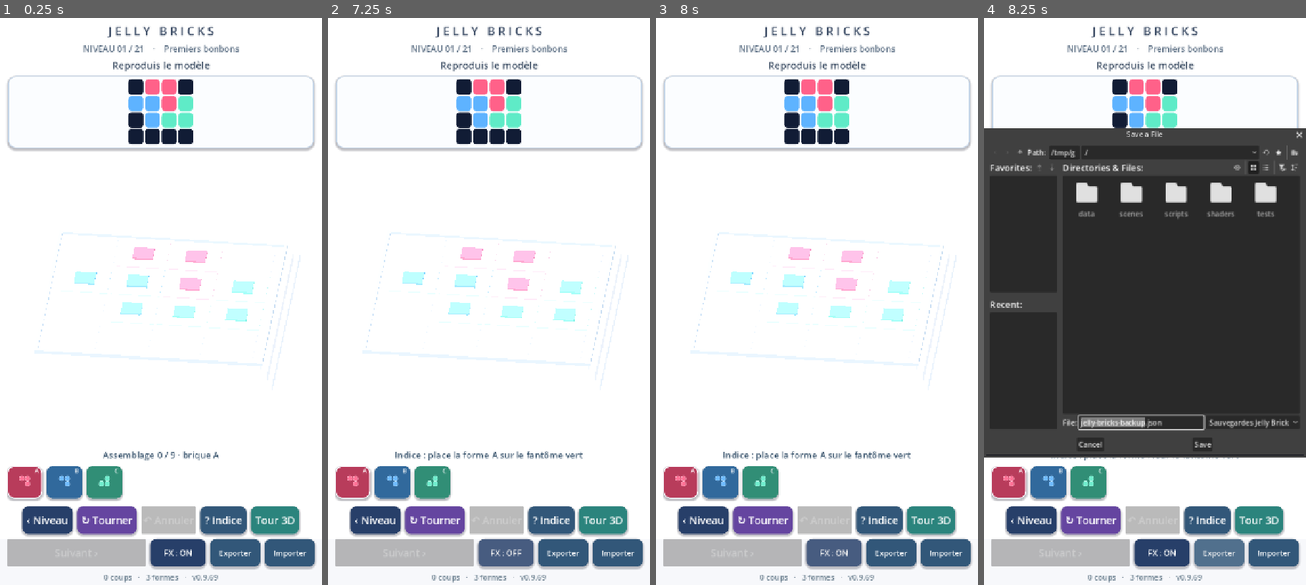
Above: before the commit, frames 1-4 (left to right).
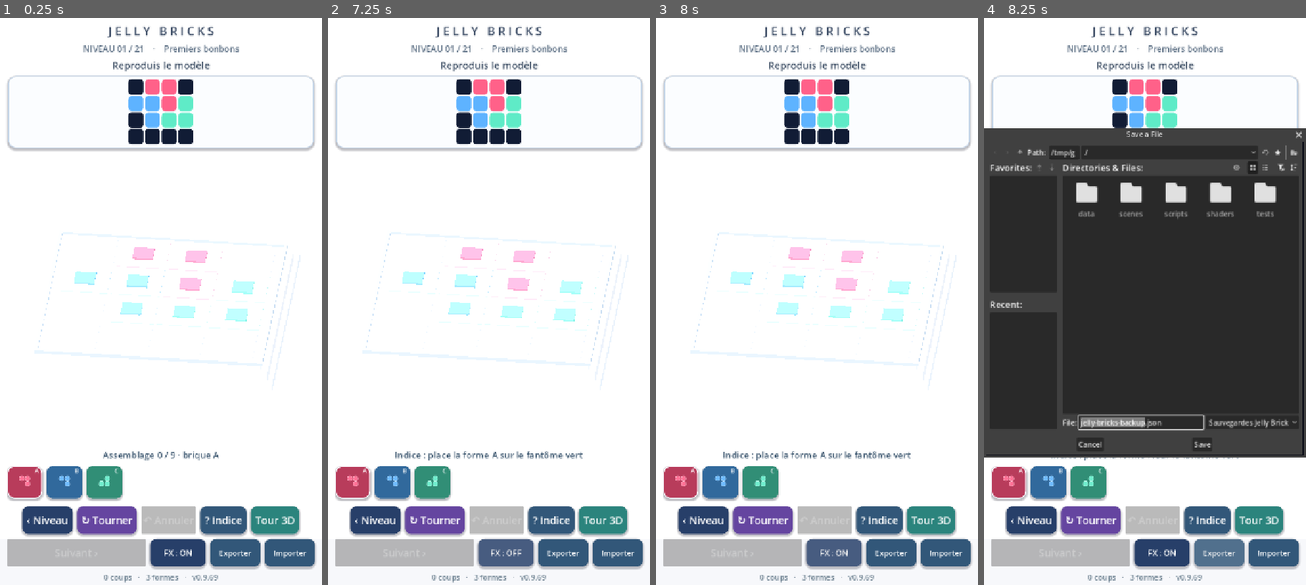
Above: after the commit, the same moments.

Repository: dbrckk/Jelly-bricks
Game: Godot game, scene res://scenes/main.tscn
Same seed, same stepped clock (60 frames per second), same inputs: the game is played once before the commit and once after it.
Inputs (mouse positions are in pixels of both pictures, inside the frame that each line leads up to):
- Up to frame 1 (0.25 s): no input
- Up to frame 2 (7.25 s): click (353, 482) at 0.52 s; click (392, 482) at 1.27 s; click (431, 482) at 2.02 s; click "‹ Niveau" at 2.75 s; click "↻ Tourner" at 3.5 s; click "? Indice" at 4.25 s; click "Tour 3D" at 5 s; click "‹ Puzzles" at 5.75 s; click "FX : ON" at 6.5 s
- Up to frame 3 (8 s): click "FX : OFF" at 7.25 s
- Up to frame 4 (8.25 s): click "Exporter" at 8 s

Frames 1-3 are identical in both runs. In frame 4, 0.6% of the frame differs, in the area x 24-100%, y 19-78%.

Commit message:
feat(godot): opt-in localized pressure wells only for solid studio pieces

Diff:
--- a/native-godot/scripts/stack_mode.gd
+++ b/native-godot/scripts/stack_mode.gd
@@ -1216,6 +1216,10 @@
     # Core light diffusion is one shader branch on already existing faces.
     material.set_shader_parameter("studio_transmission", 0.0 if translucent else .86)
     material.set_shader_parameter("studio_squash", 0.0)
+    # Live solids couple indentation of the crown with a gentle
+    # lateral pressure release. Ghosts/legacy puzzles remain unchanged.
+    material.set_shader_parameter("studio_pressure_strength",
+        0.0 if translucent else .96)
     material.set_shader_parameter("studio_wave_phase", 0.0)
     material.set_shader_parameter("studio_wave_gain", 0.0)
     material.set_shader_parameter("studio_jiggle_phase", 0.0)
